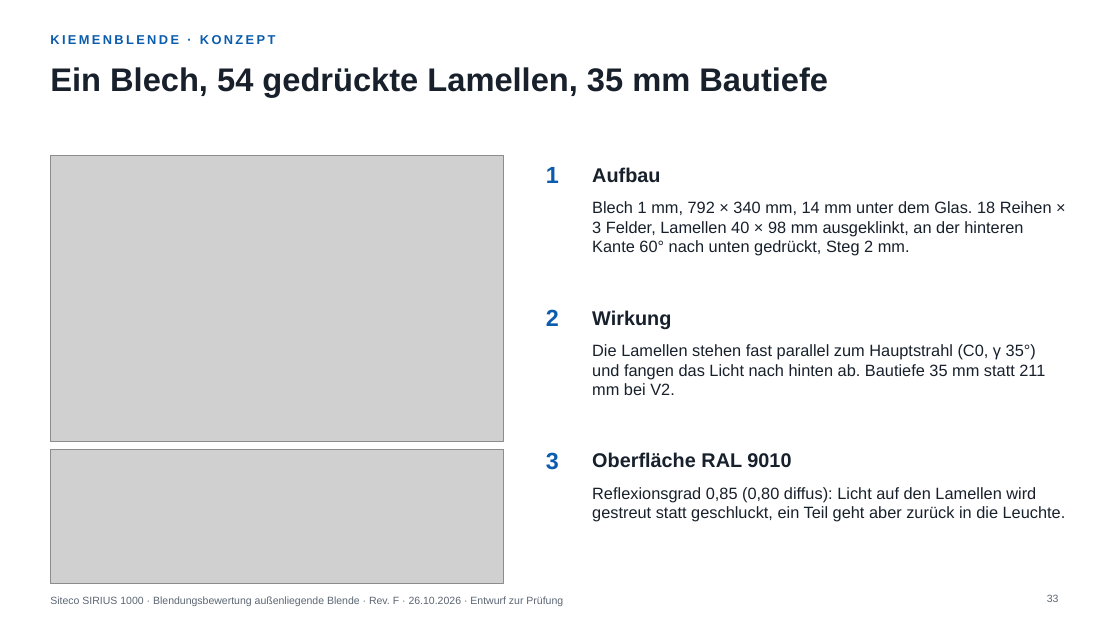
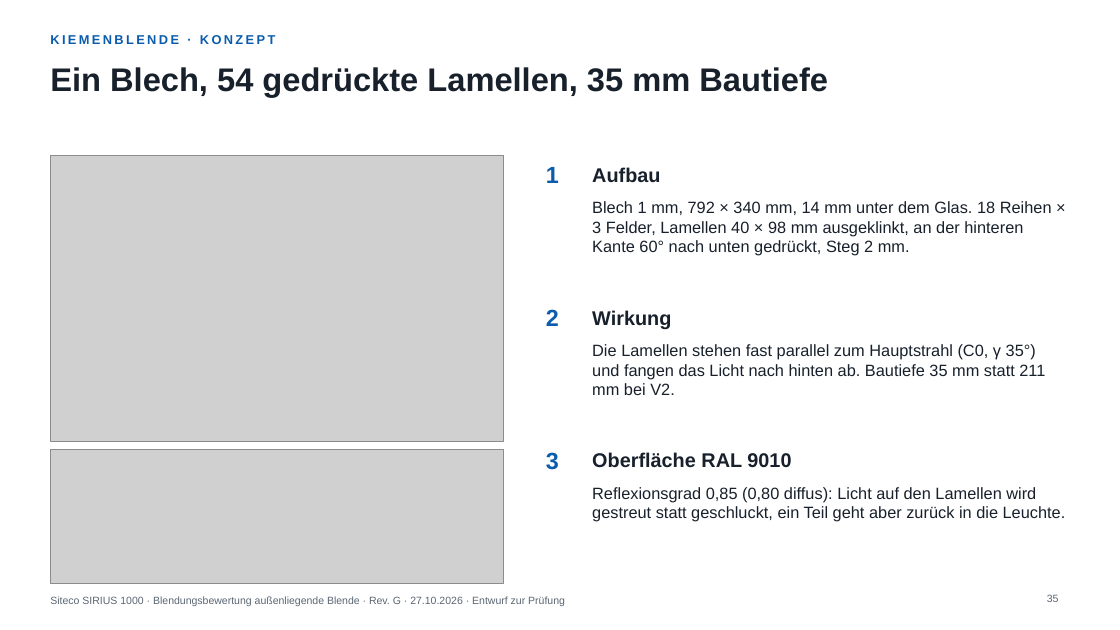
Before and after one commit to wielandroedel-cmyk/blender, a slide deck: slide 35 of lichtplanung/sirius1000/praesentation/Blendungsbewertung_SIRIUS1000_Blende.pptx (slide 33 before the commit). Drawn at 1120x630 pixels with LibreOffice and Linux fonts; fonts in the diff are those of the drawing; grey boxes stand for pictures. Boxes give left, top, right and bottom in pixels: in the first picture for what was removed or moved away, otherwise in the second. Text is boxed around its words. In the diff, an @@ line names an element or a change of style, - is before the commit and + after.

```diff
--- a/lichtplanung/sirius1000/praesentation/Blendungsbewertung_SIRIUS1000_Blende.pptx
+++ b/lichtplanung/sirius1000/praesentation/Blendungsbewertung_SIRIUS1000_Blende.pptx
@@ text at <box>50,596,565,606</box>: text changed @@
-Siteco SIRIUS 1000 · Blendungsbewertung außenliegende Blende · Rev. F · 26.10.2026 · Entwurf zur Prüfung
+Siteco SIRIUS 1000 · Blendungsbewertung außenliegende Blende · Rev. G · 27.10.2026 · Entwurf zur Prüfung
@@ page number at <box>1047,594,1059,602</box>: text changed @@
-33
+35
```
Also in this commit, not shown: 34 other slides changed, 2 slides added, 9 other files.
